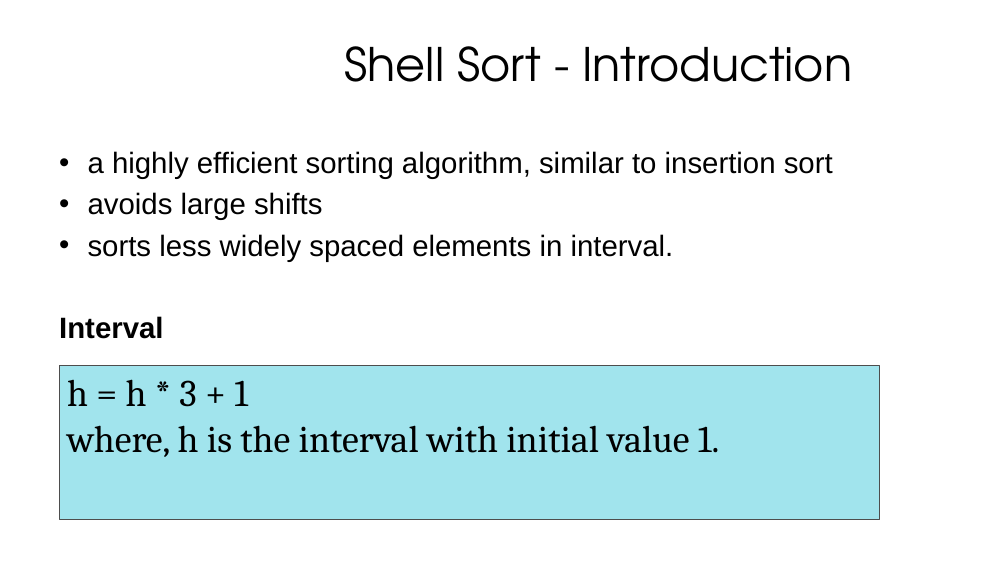
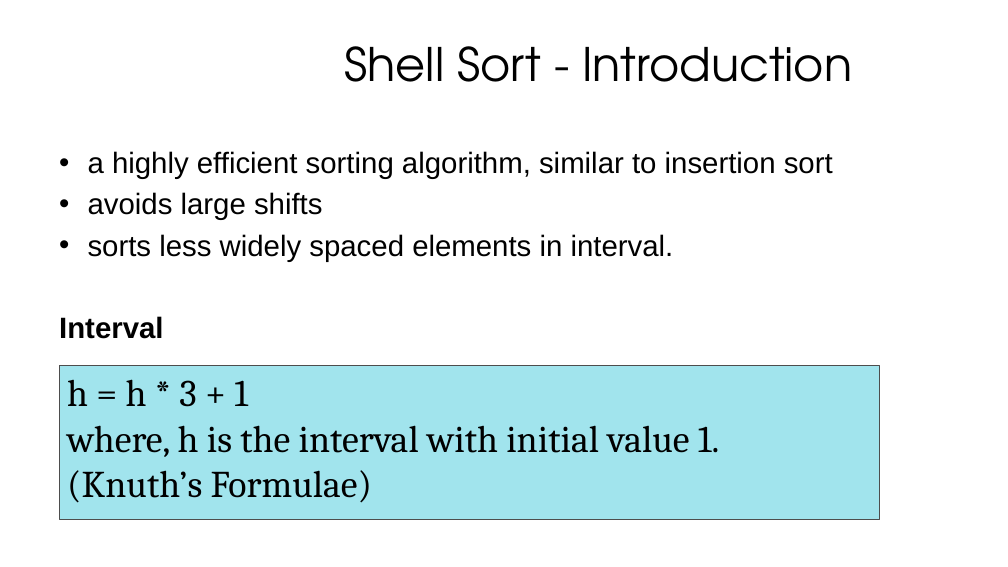
Before and after one commit to praash47/dsa, a slide deck: slide 3 of double_hash_and_shell_sort.pptx. Drawn at 1008x567 pixels with LibreOffice and Linux fonts; fonts in the diff are those of the drawing; background and template pictures are left out. Boxes give left, top, right and bottom in pixels: in the first picture for what was removed or moved away, otherwise in the second. Text is boxed around its words. In the diff, an @@ line names an element or a change of style, - is before the commit and + after.

```diff
--- a/double_hash_and_shell_sort.pptx
+++ b/double_hash_and_shell_sort.pptx
@@ text in rectangle at box(67, 470, 372, 503): paragraph added @@
+(Knuth’s Formulae)
```
Also in this commit, not shown: 1 other slide changed.
